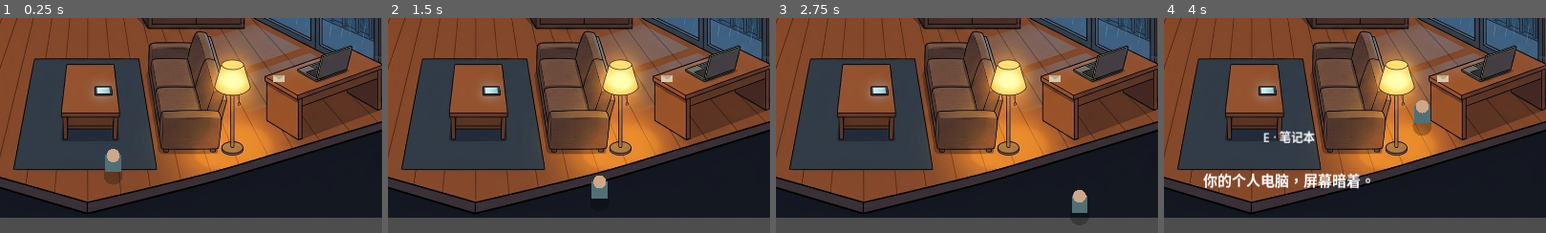
Above: before the commit, frames 1-4 (left to right).
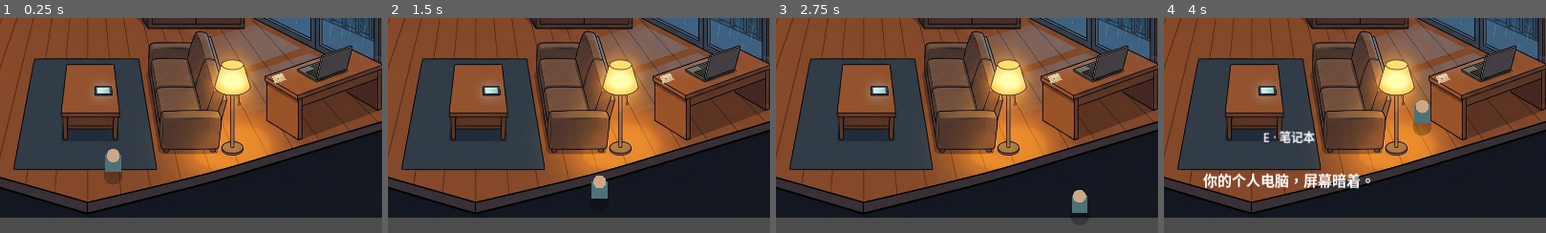
Above: after the commit, the same moments.

Repository: jggagi/Otherwise
Game: Godot game, scene res://scenes/apartment.tscn
Same seed, same stepped clock (60 frames per second), same inputs: the game is played once before the commit and once after it.
Inputs:
- Up to frame 1 (0.25 s): no input
- Up to frame 2 (1.5 s): hold D 0.53-1.28 s; tap E at 0.6 s; tap Space at 0.77, 1.07 s; hold S from 1.28 s (still down); tap 1 at 1.35 s
- Up to frame 3 (2.75 s): tap Space at 1.52, 1.82 s; release S at 2.03 s; hold D from 2.03 s (still down); tap 2 at 2.1 s
- Up to frame 4 (4 s): release D at 2.78 s; hold W 2.78-3.53 s; tap 3 at 2.85 s; tap Space at 3.02, 3.32, 3.77 s; hold A from 3.53 s (still down); tap E at 3.6 s
The pictures show only the part of the screen within x 34-84%, y 44-94%; the shares and areas given below are measured in that part.

The runs differ from the first frame. In frame 1, less than 0.1% of the frame differs, in the area x 71-75%, y 25-31%; in frame 2, less than 0.1%; in frame 3, less than 0.1%; in frame 4, less than 0.1%.

Commit message:
feat: replace prop placeholders with Antigravity-generated sprites
Six Gemini-generated prop sprites (shoes, mug, wet/dry umbrellas, wet
note, envelope) cut out via chroma-key and wired into main.gd as
Sprite2D nodes. Node names, positions, visibility logic, interactable
registration and story text unchanged; umbrella lean comes from the
art itself (~16-20 deg). Adds scripts/cutout_props.ps1 for the
JPG-to-transparent-PNG pipeline.

Diff:
--- a/scripts/main.gd
+++ b/scripts/main.gd
@@ -238,77 +238,48 @@
 
 
 # ---------------------------------------------------------------------------
-# Milestone 3: branch props (placeholder geometry, hidden by default)
-# ---------------------------------------------------------------------------
+# Milestone 3: branch props (Antigravity-generated sprites, hidden by default)
+# ---------------------------------------------------------------------------
+
+## 造一个道具精灵：加载纹理，等比缩放进 target 框，居中于 pos。
+func _make_prop_sprite(tex_path: String, pos: Vector2, target: Vector2) -> Sprite2D:
+	var s := Sprite2D.new()
+	var tex: Texture2D = load(tex_path)
+	s.texture = tex
+	if tex != null:
+		var k: float = minf(target.x / tex.get_width(), target.y / tex.get_height())
+		s.scale = Vector2(k, k)
+	s.position = pos
+	return s
+
 
 func _build_props() -> void:
 	# 回复分支：门口多一双鞋
-	var reply_shoes := Node2D.new()
+	var reply_shoes := _make_prop_sprite("res://assets/props/prop_shoes.png", Vector2(250, 352), Vector2(34, 30))
 	reply_shoes.name = "PropShoes"
-	reply_shoes.position = Vector2(250, 352)
-	var shoe_color := Color(0.22, 0.17, 0.15)
-	for sx in [-8.0, 7.0]:
-		var shoe := Polygon2D.new()
-		shoe.polygon = PackedVector2Array([
-			Vector2(sx - 7.0, -4.0), Vector2(sx + 6.0, -5.0),
-			Vector2(sx + 8.0, 3.0), Vector2(sx - 6.0, 4.0),
-		])
-		shoe.color = shoe_color
-		reply_shoes.add_child(shoe)
 	reply_shoes.visible = false
 	room.add_child(reply_shoes)
 
 	# 回复分支：茶几上的第二个杯子
-	var reply_mug := Polygon2D.new()
+	var reply_mug := _make_prop_sprite("res://assets/props/prop_mug.png", Vector2(545, 422), Vector2(13, 15))
 	reply_mug.name = "PropMug"
-	reply_mug.position = Vector2(545, 422)
-	reply_mug.polygon = PackedVector2Array([
-		Vector2(-6.0, -7.0), Vector2(6.0, -7.0),
-		Vector2(5.0, 7.0), Vector2(-5.0, 7.0),
-	])
-	reply_mug.color = Color(0.88, 0.85, 0.78)
-	var mug_rim := Polygon2D.new()
-	mug_rim.polygon = PackedVector2Array([
-		Vector2(-5.0, -7.0), Vector2(5.0, -7.0),
-		Vector2(4.0, -3.0), Vector2(-4.0, -3.0),
-	])
-	mug_rim.color = Color(0.55, 0.42, 0.30)
-	reply_mug.add_child(mug_rim)
 	reply_mug.visible = false
 	room.add_child(reply_mug)
 
 	# 回复分支：门口湿伞（带水渍）
-	var reply_umbrella := _make_closed_umbrella(Color(0.16, 0.20, 0.30), true)
+	var reply_umbrella := _make_wet_umbrella()
 	reply_umbrella.name = "PropWetUmbrella"
-	reply_umbrella.position = Vector2(225, 320)
-	reply_umbrella.visible = false
 	room.add_child(reply_umbrella)
 
 	# 下楼分支：门口一把没撑开的伞靠墙
-	var down_umbrella := _make_closed_umbrella(Color(0.22, 0.20, 0.22), false)
+	var down_umbrella := _make_prop_sprite("res://assets/props/prop_umbrella_dry.png", Vector2(225, 320), Vector2(27, 66))
 	down_umbrella.name = "PropDownUmbrella"
-	down_umbrella.position = Vector2(225, 320)
 	down_umbrella.visible = false
 	room.add_child(down_umbrella)
 
 	# 不回复分支：门口地上被雨打湿的字条
-	var ignore_note := Node2D.new()
+	var ignore_note := _make_prop_sprite("res://assets/props/prop_note.png", Vector2(245, 356), Vector2(28, 23))
 	ignore_note.name = "PropNote"
-	ignore_note.position = Vector2(245, 356)
-	var paper := Polygon2D.new()
-	paper.polygon = PackedVector2Array([
-		Vector2(-11.0, -6.0), Vector2(7.0, -8.0),
-		Vector2(11.0, 4.0), Vector2(-7.0, 7.0),
-	])
-	paper.color = Color(0.86, 0.84, 0.78)
-	ignore_note.add_child(paper)
-	var sheen := Polygon2D.new()
-	sheen.polygon = PackedVector2Array([
-		Vector2(-11.0, -6.0), Vector2(2.0, -7.0),
-		Vector2(-2.0, 2.0), Vector2(-7.0, 7.0),
-	])
-	sheen.color = Color(0.50, 0.62, 0.80, 0.45)
-	ignore_note.add_child(sheen)
 	ignore_note.visible = false
 	room.add_child(ignore_note)
 
@@ -319,44 +290,23 @@
 	}
 
 
-## 造一把收拢靠墙的伞；wet=true 时在底部加一摊水渍。
-func _make_closed_umbrella(umbrella_color: Color, wet: bool) -> Node2D:
+## 门口湿伞：收拢伞精灵（自带约 20° 倚靠倾角）+ 底部一摊水渍。
+func _make_wet_umbrella() -> Node2D:
 	var g := Node2D.new()
-	g.rotation = deg_to_rad(16.0)
-
-	var shaft := Polygon2D.new()
-	shaft.polygon = PackedVector2Array([
-		Vector2(-2.0, -26.0), Vector2(2.0, -26.0),
-		Vector2(2.0, 22.0), Vector2(-2.0, 22.0),
-	])
-	shaft.color = umbrella_color
-	g.add_child(shaft)
-
-	var tip := Polygon2D.new()
-	tip.polygon = PackedVector2Array([
-		Vector2(-2.5, -26.0), Vector2(2.5, -26.0), Vector2(0.0, -34.0),
-	])
-	tip.color = umbrella_color.darkened(0.15)
-	g.add_child(tip)
-
-	var handle := Polygon2D.new()
-	handle.polygon = PackedVector2Array([
-		Vector2(-1.0, 20.0), Vector2(3.0, 20.0),
-		Vector2(3.0, 27.0), Vector2(-4.0, 27.0),
-		Vector2(-4.0, 23.0), Vector2(-1.0, 23.0),
-	])
-	handle.color = umbrella_color.darkened(0.25)
-	g.add_child(handle)
-
-	if wet:
-		var puddle := Polygon2D.new()
-		var pts := PackedVector2Array()
-		for i in range(14):
-			var a := TAU * float(i) / 14.0
-			pts.append(Vector2(cos(a) * 15.0, sin(a) * 4.5 + 26.0))
-		puddle.polygon = pts
-		puddle.color = Color(0.45, 0.58, 0.78, 0.40)
-		g.add_child(puddle)
+	g.position = Vector2(225, 320)
+	var sprite := _make_prop_sprite("res://assets/props/prop_umbrella_wet.png", Vector2.ZERO, Vector2(30, 66))
+	g.add_child(sprite)
+
+	var puddle := Polygon2D.new()
+	var pts := PackedVector2Array()
+	for i in range(14):
+		var a := TAU * float(i) / 14.0
+		pts.append(Vector2(cos(a) * 16.0 - 9.0, sin(a) * 5.0 + 31.0))
+	puddle.polygon = pts
+	puddle.color = Color(0.45, 0.58, 0.78, 0.40)
+	g.add_child(puddle)
+
+	g.visible = false
 	return g
 
 
@@ -407,23 +357,12 @@
 	walls.add_child(photo)
 	_register("photo", photo, "照片", "一张有些褪色的合影。", 95.0)
 
-	# 信（书桌左前角，标定 (898,415)，半径 80；背景图未画出，用信封占位）
+	# 信（书桌左前角，标定 (898,415)，半径 80；信封精灵常显）
 	var letter := Node2D.new()
 	letter.name = "Letter"
 	letter.position = Vector2(898, 415)
-	var envelope := Polygon2D.new()
-	envelope.polygon = PackedVector2Array([
-		Vector2(-10.0, -6.0), Vector2(10.0, -6.0),
-		Vector2(10.0, 6.0), Vector2(-10.0, 6.0),
-	])
-	envelope.color = Color(0.83, 0.79, 0.68)
+	var envelope := _make_prop_sprite("res://assets/props/prop_envelope.png", Vector2.ZERO, Vector2(24, 18))
 	letter.add_child(envelope)
-	var envelope_flap := Polygon2D.new()
-	envelope_flap.polygon = PackedVector2Array([
-		Vector2(-10.0, -6.0), Vector2(10.0, -6.0), Vector2(0.0, 2.0),
-	])
-	envelope_flap.color = Color(0.72, 0.67, 0.55)
-	letter.add_child(envelope_flap)
 	room.add_child(letter)
 	_register("letter", letter, "信", "一封没拆开的信，压在桌角。", 80.0)
 
Binary file added: assets/props/prop_envelope.png
Not shown, added: assets/props/prop_envelope.png.import
Binary file added: assets/props/prop_mug.png
Not shown, added: assets/props/prop_mug.png.import
Binary file added: assets/props/prop_note.png
Not shown, added: assets/props/prop_note.png.import
Binary file added: assets/props/prop_shoes.png
Not shown, added: assets/props/prop_shoes.png.import
Binary file added: assets/props/prop_umbrella_dry.png
Not shown, added: assets/props/prop_umbrella_dry.png.import
Binary file added: assets/props/prop_umbrella_wet.png
Not shown, added: assets/props/prop_umbrella_wet.png.import
(and 1 more such lines)
